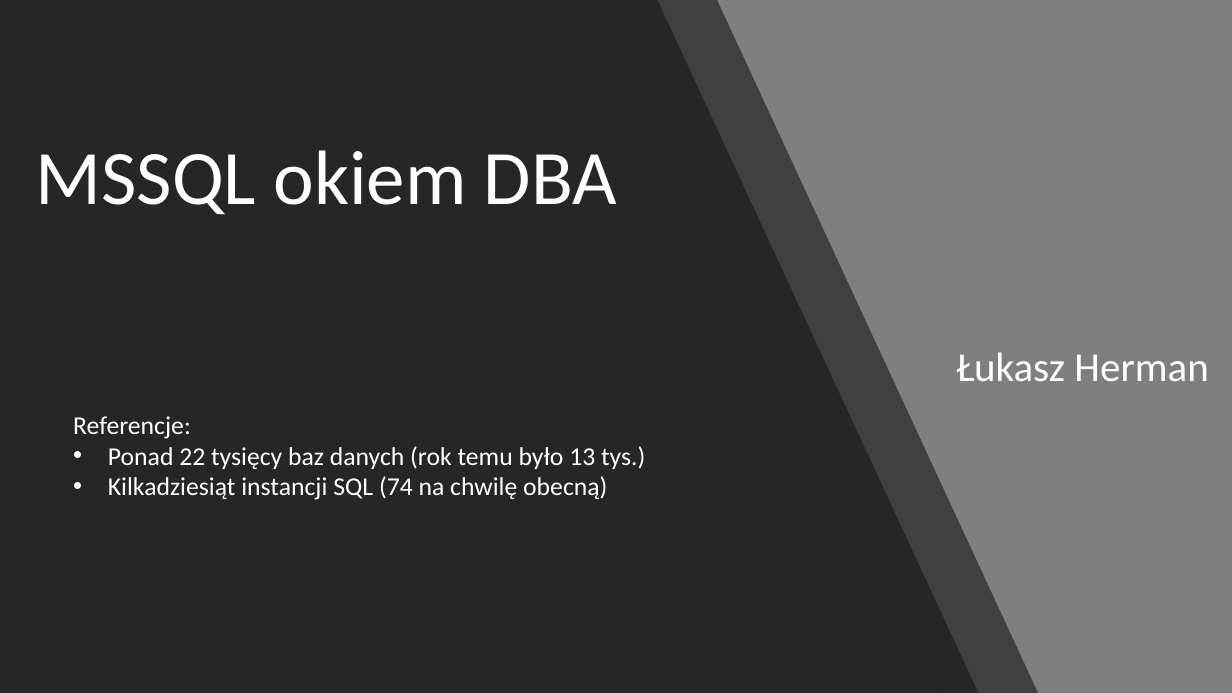
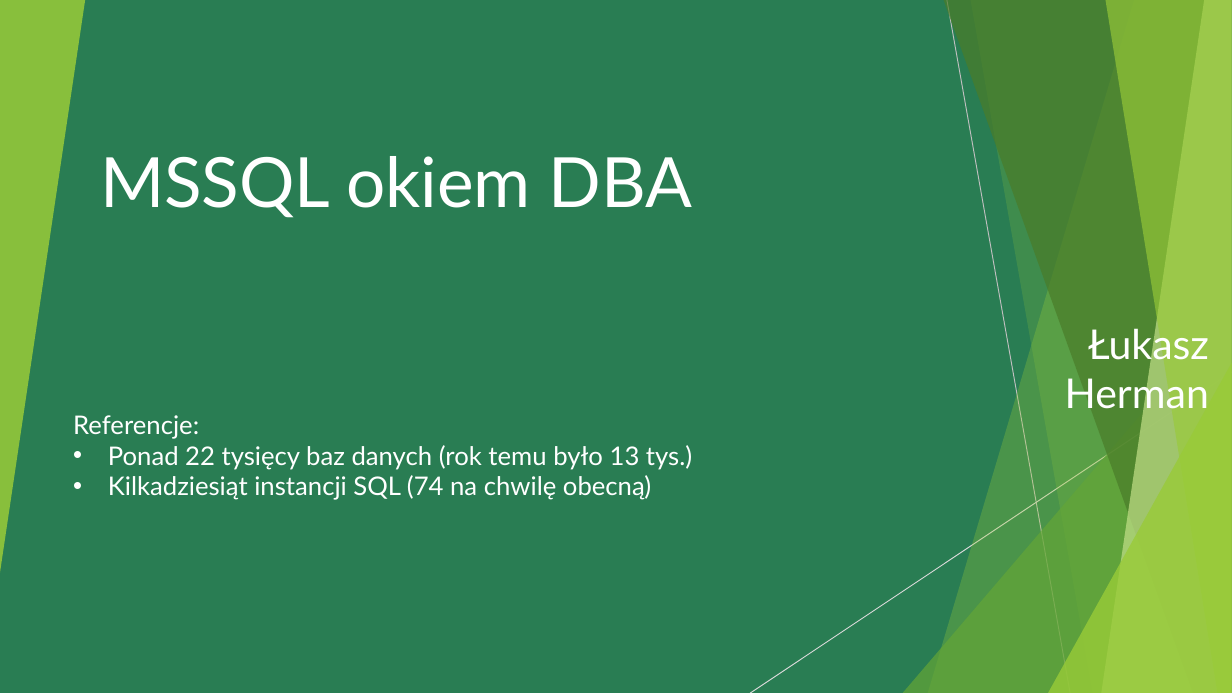
Before and after one commit to lukaszherman/datacommunity2020, a slide deck: slide 1 of MSSQL okiem DBA.pptx. Drawn at 1232x693 pixels with LibreOffice and Linux fonts; fonts in the diff are those of the drawing. Boxes give left, top, right and bottom in pixels: in the first picture for what was removed or moved away, otherwise in the second. Text is boxed around its words. In the diff, an @@ line names an element or a change of style, - is before the commit and + after.

```diff
--- a/MSSQL okiem DBA.pptx
+++ b/MSSQL okiem DBA.pptx
@@ background #7C7C7C to #297D53 @@
@@ rectangle removed at (x1=0, y1=0, x2=1232, y2=693) @@
@@ freeform shape removed at (x1=0, y1=0, x2=979, y2=693) @@
@@ group added at (x1=0, y1=0, x2=1232, y2=693): 5 freeform shapes, 3 triangles, 2 lines @@
@@ freeform shape removed at (x1=81, y1=0, x2=1039, y2=693) @@
@@ title "MSSQL okiem DBA" moved from (x1=36, y1=150, x2=617, y2=214) to (x1=100, y1=156, x2=693, y2=218) @@
@@ title "MSSQL okiem DBA" at (x1=100, y1=156, x2=693, y2=218): size 60 to 54 pt, font Calibri to Lato; line spacing 0.9 to 1 @@
@@ subtitle "Łukasz Herman" at (x1=1065, y1=323, x2=1210, y2=416): font Calibri to Lato; line spacing 0.9 to 1 @@
@@ text "Referencje:" at (x1=73, y1=415, x2=692, y2=500): font Calibri to Lato @@
```
Also in this commit, not shown: 22 other slides changed, 1 slide added, 1 slide removed.
